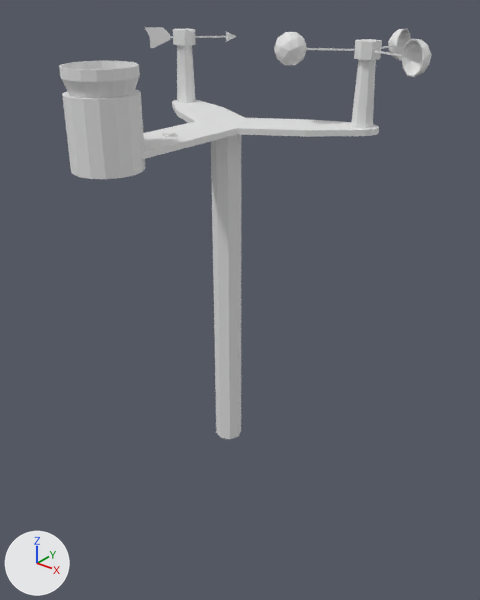
A saved change to the glTF model models/model.gltf.
Rendered twice from a camera (50 mm lens) standing at (13.9, -16.7, 5.4) and looking at (1.1, -0.7, -4.5). Arrows for +X, +Y and +Z are at lower left; the lights stay in place. Where no turn or scale is listed for an object, it has been applied to the vertices. Vertices at the same position are counted once.

Names of what the first picture shows: 'Base', 'RainCollection', 'WindDirection', 'WindSpeed'.
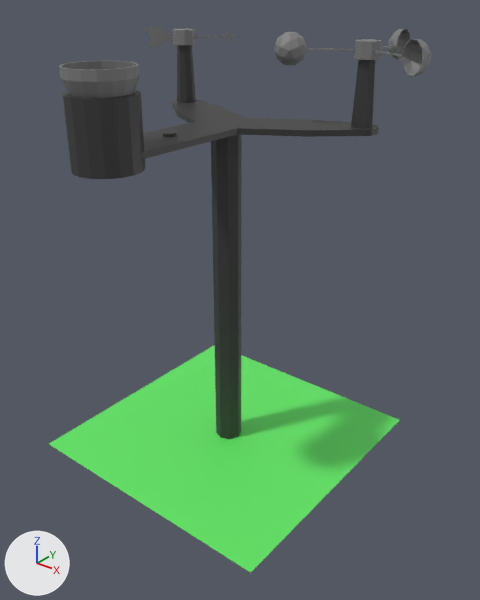
Where the change shows, as pixel boxes (x1, y1, x2, y2) in the pictures (480 x 600 px):
'Plane', added (green): after (49, 345, 400, 572)
'WindSpeed', recoloured: (274, 28, 432, 77) in both
'WindDirection', recoloured: (145, 27, 237, 48) in both
part 1 of me_cylinder_003, added (black): after (62, 90, 145, 179)
part 2 of me_cylinder_003, recoloured (grey to black): (142, 45, 379, 439) in both
part 3 of me_cylinder_008, deleted: before (62, 90, 145, 179)
part 4 of me_cylinder_008, recoloured: (59, 61, 140, 98) in both

Diff of the bpy script that builds the scene:
```diff
--- a/models/model.gltf.py
+++ b/models/model.gltf.py
@@ mat_material_003 @@
+mat_material_003 = principled_material('Material.003')
+mat_material_003.base_color = (0.207, 0.207, 0.207)  # grey #7e7e7e
@@ mat_material_002 @@
+mat_material_002 = principled_material('Material.002')
+mat_material_002.base_color = (0.0388, 0.0388, 0.0388)  # black #373737
@@ mat_material_001 @@
+mat_material_001 = principled_material('Material.001')
+mat_material_001.base_color = (0.121, 0.8, 0.129)  # green #62e765
@@ me_cylinder_003 @@
 # used by ob_base; location = (0.0, 0.0, 0.0)
-me_cylinder_003.from_pydata(...)  # 100 vertices, 184 faces; spans x -4.25..4.25, y -4.83..2.67, z -11.0..3.19
+me_cylinder_003.from_pydata(...)  # 132 vertices, 244 faces; spans x -4.25..4.25, y -6.0..2.67, z -11.0..3.19
+# me_cylinder_003 part 1: a new loose piece, a 16-sided cylinder along z spanning x -1.0..1.0, y -6.0..-4.0, z 0.69..2.69, in mat_material_002 (black #373737)
+# me_cylinder_003 part 2: 184 faces spanning x -4.25..4.25, y -4.83..2.67, z -11.0..3.19 switch from no material to mat_material_002 (black #373737)
@@ me_cylinder_006 @@
 me_cylinder_006.from_pydata(...)  # 196 vertices, 364 faces; spans x -2.44..2.47, y -1.63..2.81, z -0.49..0.46
+me_cylinder_006.materials.append(mat_material_003)  # grey #7e7e7e
@@ me_cylinder_007 @@
 me_cylinder_007.from_pydata(...)  # 50 vertices, 92 faces; spans x -1.0..1.35, y -1.0..1.36, z -0.36..0.33
+me_cylinder_007.materials.append(mat_material_003)  # grey #7e7e7e
@@ me_cylinder_008 @@
 # used by ob_raincollection; location = (0.0, -5.0, 1.69)
-me_cylinder_008.from_pydata(...)  # 128 vertices, 252 faces; spans x -1.0..1.0, y -1.0..1.0, z -1.0..1.69
+me_cylinder_008.from_pydata(...)  # 96 vertices, 192 faces; spans x -1.0..1.0, y -1.0..1.0, z 0.47..1.69
+# me_cylinder_008 part 3: the loose piece of 32 vertices spanning x -1.0..1.0, y -1.0..1.0, z -1.0..1.0 is deleted
+# me_cylinder_008 part 4: 192 faces spanning x -1.0..1.0, y -1.0..1.0, z 0.47..1.69 switch from no material to mat_material_003 (grey #7e7e7e)
@@ me_plane @@
+me_plane.from_pydata([(-5.0, -5.0, 0.0), (5.0, -5.0, 0.0), (-5.0, 5.0, 0.0), (5.0, 5.0, 0.0)], [], [(0, 1, 3), (0, 3, 2)])
+me_plane.materials.append(mat_material_001)  # green #62e765
@@ ob_plane @@
+ob_plane = bpy.data.objects.new('Plane', me_plane)
+ob_plane.location = (0.0, 0.0, -11.0)
```
